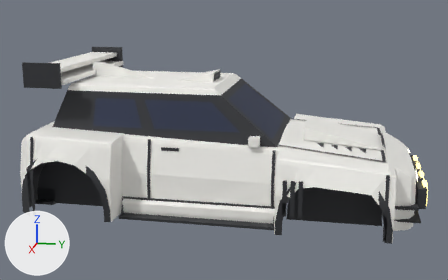
Renders of the Blender file assets/meshes/tsubasa/Tsubasa.blend from each side of a commit.
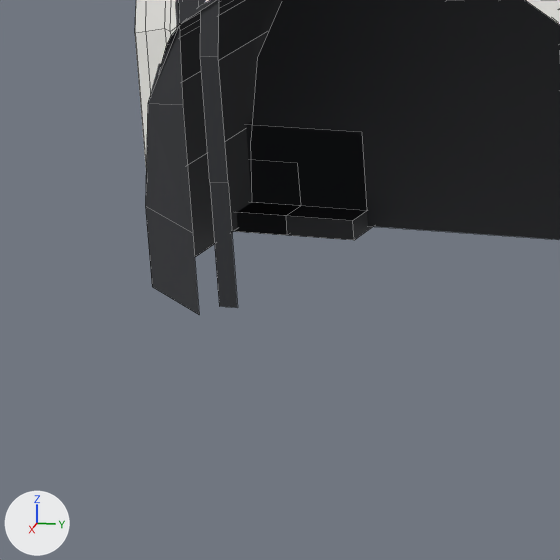
The first picture shows the older version from a 50 mm camera at (19.91, 4.27, 5.36) aimed at (0.17, 0.32, 0.43). The close-ups show the older and then the newer version on the part from 0% to 19% of the width and 60% to 90% of the height of that picture. Only the edits that show in the close-ups are written down. The lights are fixed; the arrows at lower left show +X, +Y and +Z. The close-ups show mesh edges as thin lines.

Objects in the first close-up: 'ArchLip_RR', 'BumperRear', 'Ink_BumpR_R', 'Opt_Diffuser_Race_AccDiffuserRace', 'Opt_Diffuser_Road_AccDiffuser', 'Underbody', 'WheelWell' and 1 more.
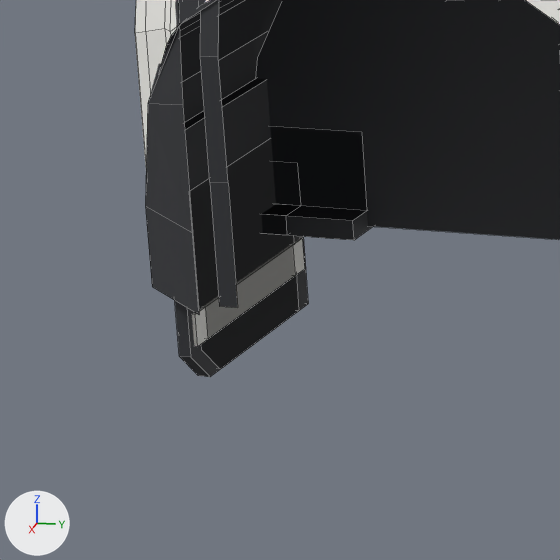
Location of each change, [x1, y1, x2, y2] in pixels of the close-ups (560 x 560 px):
'Opt_Mudflaps_Long_AccMudflapsLong', added
    after: [175, 79, 308, 377]
'Opt_Mudflaps_Rally_AccMudflaps', added
    after: [189, 139, 299, 368]
'Opt_Mudflaps_Long_AccMudflapsLongBand', added
    after: [192, 238, 305, 347]
'Opt_Mudflaps_Rally_AccMudflapsBand', added
    after: [204, 245, 295, 338]

The change, as a diff of the scene's bpy script:
```diff
--- a/assets/meshes/tsubasa/Tsubasa.blend.py
+++ b/assets/meshes/tsubasa/Tsubasa.blend.py
@@ me_opt_mudflaps_long_accmudflapslongband @@
+me_opt_mudflaps_long_accmudflapslongband.from_pydata(...)  # a box spanning x 2.04..3.12, y 2.7..2.8, z -1.75..-1.59; a box spanning x -3.12..-2.04, y 2.7..2.8, z -1.75..-1.59; a box spanning x 2.04..3.12, y -5.4..-5.3, z -1.75..-1.59; a box spanning x -3.12..-2.04, y -5.4..-5.3, z -1.75..-1.59
+me_opt_mudflaps_long_accmudflapslongband.materials.append(mat_body)  # white #f7f6f1
@@ me_opt_mudflaps_long_accmudflapslong @@
+me_opt_mudflaps_long_accmudflapslong.from_pydata(...)  # 40 vertices, 28 faces; spans x -3.16..3.16, y -5.38..2.78, z -1.95..-0.7
+me_opt_mudflaps_long_accmudflapslong.materials.append(mat_trim)  # dark grey #2f3035
@@ me_opt_mudflaps_rally_accmudflapsband @@
+me_opt_mudflaps_rally_accmudflapsband.from_pydata(...)  # a box spanning x 2.14..3.02, y 2.7..2.8, z -1.75..-1.59; a box spanning x -3.02..-2.14, y 2.7..2.8, z -1.75..-1.59; a box spanning x 2.14..3.02, y -5.4..-5.3, z -1.75..-1.59; a box spanning x -3.02..-2.14, y -5.4..-5.3, z -1.75..-1.59
+me_opt_mudflaps_rally_accmudflapsband.materials.append(mat_body)  # white #f7f6f1
@@ me_opt_mudflaps_rally_accmudflaps @@
+me_opt_mudflaps_rally_accmudflaps.from_pydata(...)  # 40 vertices, 28 faces; spans x -3.06..3.06, y -5.38..2.78, z -1.95..-1.0
+me_opt_mudflaps_rally_accmudflaps.materials.append(mat_trim)  # dark grey #2f3035
@@ ob_opt_mudflaps_long_accmudflapslongband @@
+ob_opt_mudflaps_long_accmudflapslongband = bpy.data.objects.new('Opt_Mudflaps_Long_AccMudflapsLongBand', me_opt_mudflaps_long_accmudflapslongband)
+ob_opt_mudflaps_long_accmudflapslongband.location = (0.0, 0.0, 0.0)
@@ ob_opt_mudflaps_long_accmudflapslong @@
+ob_opt_mudflaps_long_accmudflapslong = bpy.data.objects.new('Opt_Mudflaps_Long_AccMudflapsLong', me_opt_mudflaps_long_accmudflapslong)
+ob_opt_mudflaps_long_accmudflapslong.location = (0.0, 0.0, 0.0)
@@ ob_opt_mudflaps_rally_accmudflapsband @@
+ob_opt_mudflaps_rally_accmudflapsband = bpy.data.objects.new('Opt_Mudflaps_Rally_AccMudflapsBand', me_opt_mudflaps_rally_accmudflapsband)
+ob_opt_mudflaps_rally_accmudflapsband.location = (0.0, 0.0, 0.0)
@@ ob_opt_mudflaps_rally_accmudflaps @@
+ob_opt_mudflaps_rally_accmudflaps = bpy.data.objects.new('Opt_Mudflaps_Rally_AccMudflaps', me_opt_mudflaps_rally_accmudflaps)
+ob_opt_mudflaps_rally_accmudflaps.location = (0.0, 0.0, 0.0)
```
